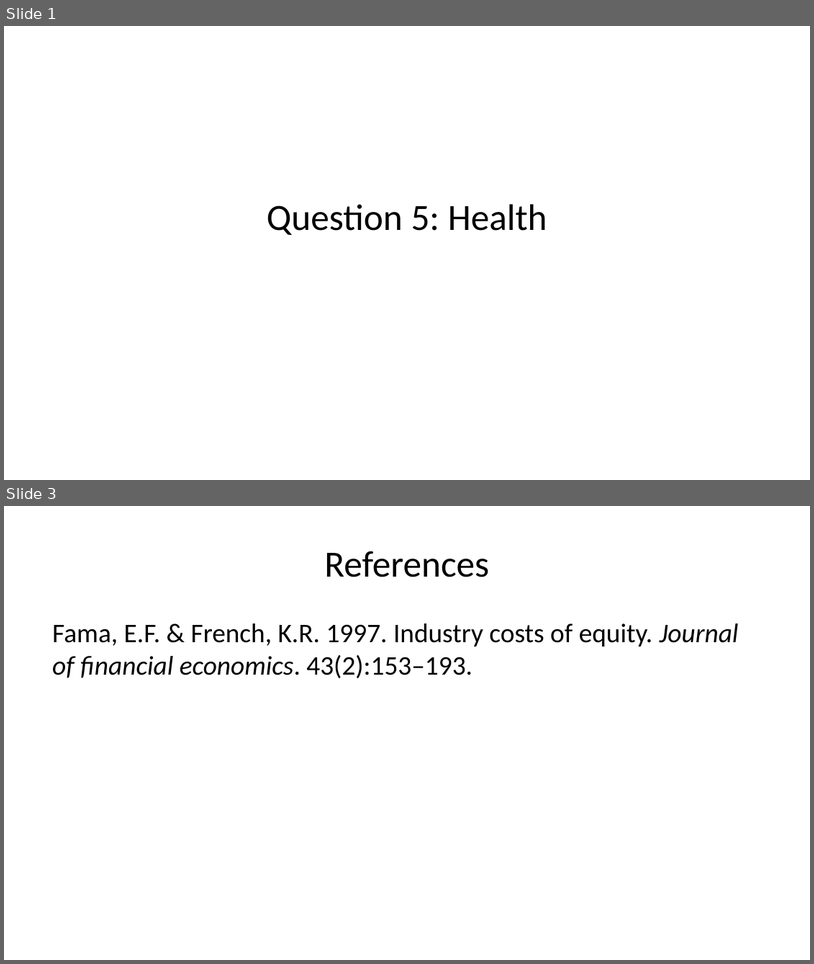
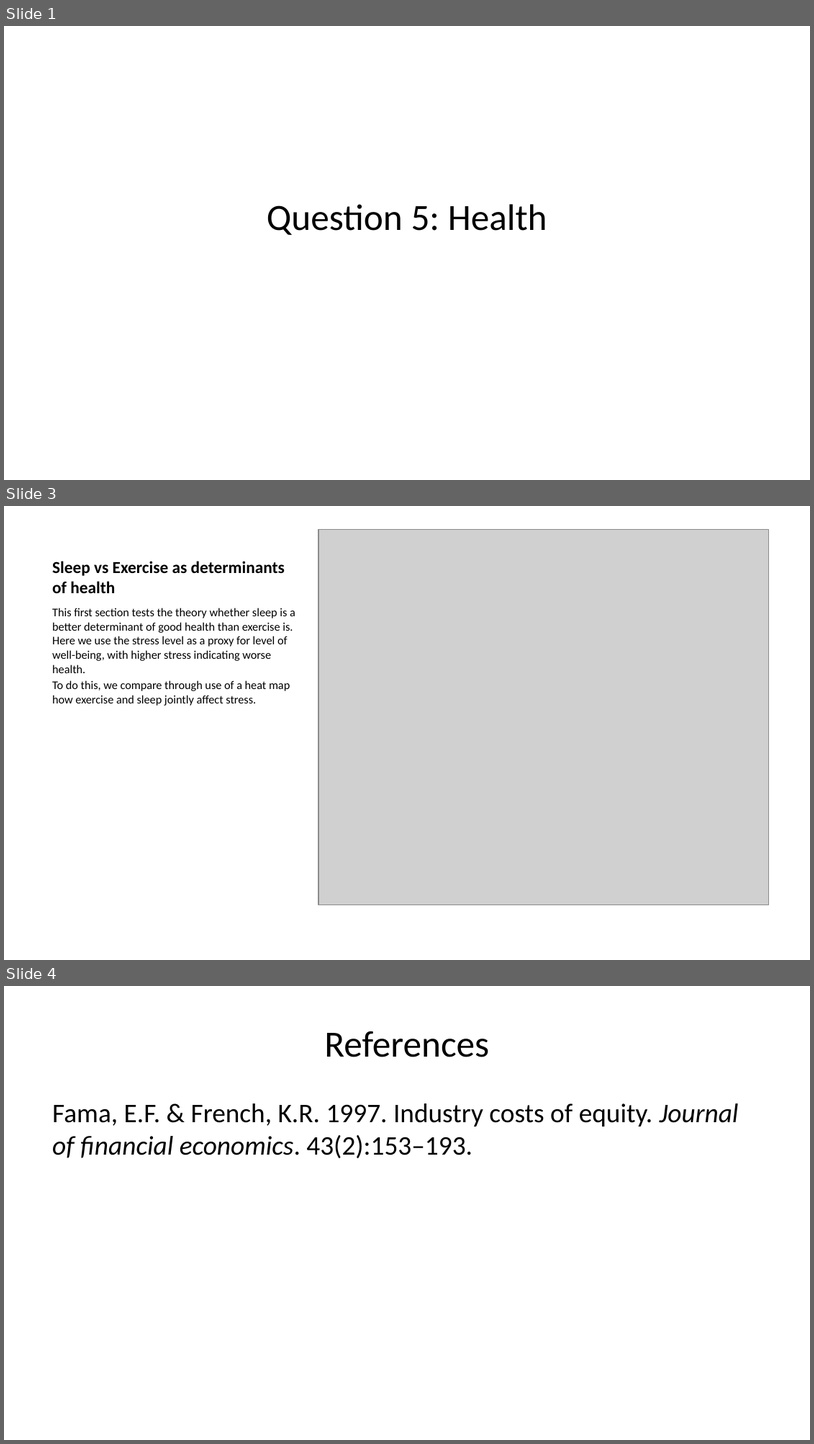
Before and after one commit to mattthomo/22892435, a slide deck: Question_5/Question_5_README.pptx. Shown one above the other, each under a label of ours: slides 1 and 3 before the commit, slides 1, 3 and 4 after it; the slides between them are not shown. The pictures are 814x964 and 814x1444 pixels, drawn with LibreOffice and Linux fonts; fonts in the diff are those of the drawing; grey boxes stand for pictures. Boxes give left, top, right and bottom in pixels: in the first picture for what was removed or moved away, otherwise in the second. Text is boxed around its words. In the diff, an @@ line names an element or a change of style, - is before the commit and + after.

```diff
--- a/Question_5/Question_5_README.pptx
+++ b/Question_5/Question_5_README.pptx
@@ slide 3 added at (x1=4, y1=506, x2=810, y2=960), background #FFFFFF @@
@@ picture added at (x1=319, y1=529, x2=769, y2=904) @@
@@ title added at (x1=52, y1=561, x2=285, y2=593), 15 pt, text #000000, bold @@
+Sleep vs Exercise as determinants of health
@@ text added at (x1=52, y1=608, x2=296, y2=705), 10.5 pt, text #000000 @@
+This first section tests the theory whether sleep is a better determinant of good health than exercise is. Here we use the stress level as a proxy for level of well-being, with higher stress indicating worse health.
+To do this, we compare through use of a heat map how exercise and sleep jointly affect stress.
@@ what was slide 3 is now slide 4 @@
```
Also in this commit, not shown: 1 slide changed, 17 other files.
